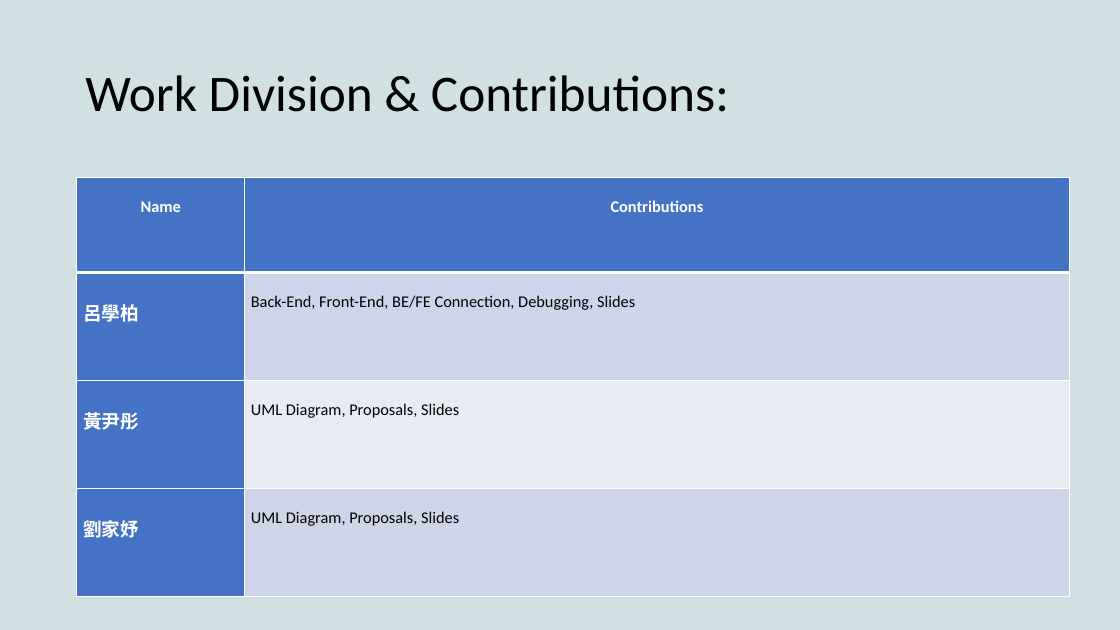
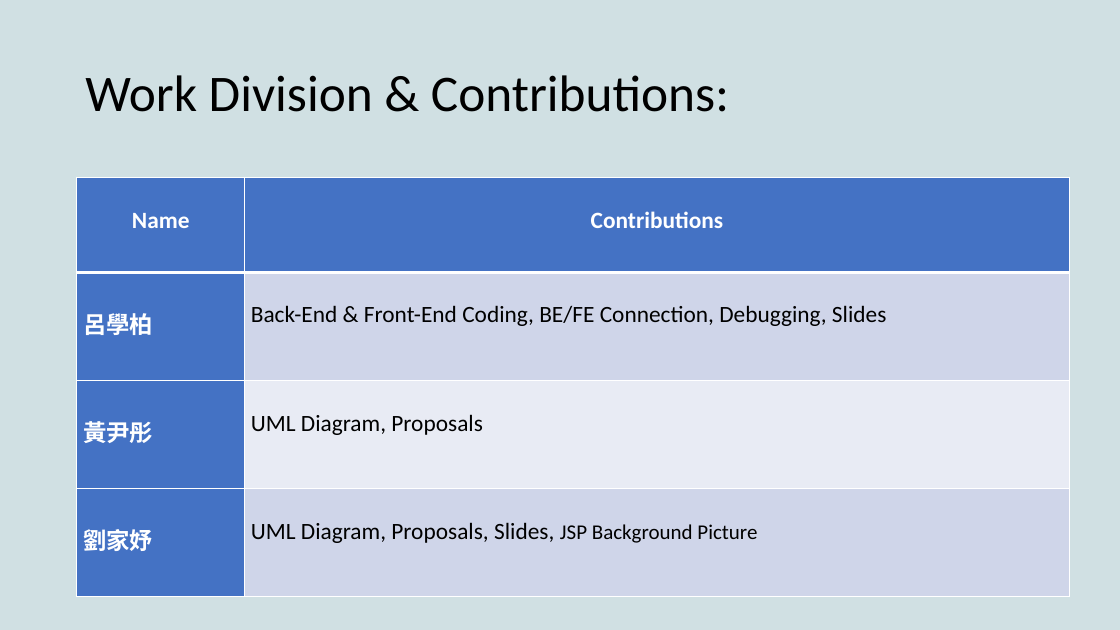
Before and after one commit to p42777/BeatGoogle, a slide deck: slide 9 of Additional Outputs/Final Slides.pptx. Drawn at 1120x630 pixels with LibreOffice and Linux fonts; fonts in the diff are those of the drawing. Boxes give left, top, right and bottom in pixels: in the first picture for what was removed or moved away, otherwise in the second. Text is boxed around its words. In the diff, an @@ line names an element or a change of style, - is before the commit and + after.

```diff
--- a/Additional Outputs/Final Slides.pptx
+++ b/Additional Outputs/Final Slides.pptx
@@ table at bbox=[77, 177, 1070, 597] @@
-row 2, column 2: Back-End, Front-End, BE/FE Connection, Debugging, Slides
+row 2, column 2: Back-End & Front-End Coding, BE/FE Connection, Debugging, Slides
-row 3, column 2: UML Diagram, Proposals, Slides
+row 3, column 2: UML Diagram, Proposals
-row 4, column 2: UML Diagram, Proposals, Slides
+row 4, column 2: UML Diagram, Proposals, Slides, JSP Background Picture
@@ size 14 to 20 pt in "Name", "Contributions" @@
@@ size 16 to 20 pt in "呂學柏", "黃尹彤", "劉家妤" @@
```
Also in this commit, not shown: 1 other file.
